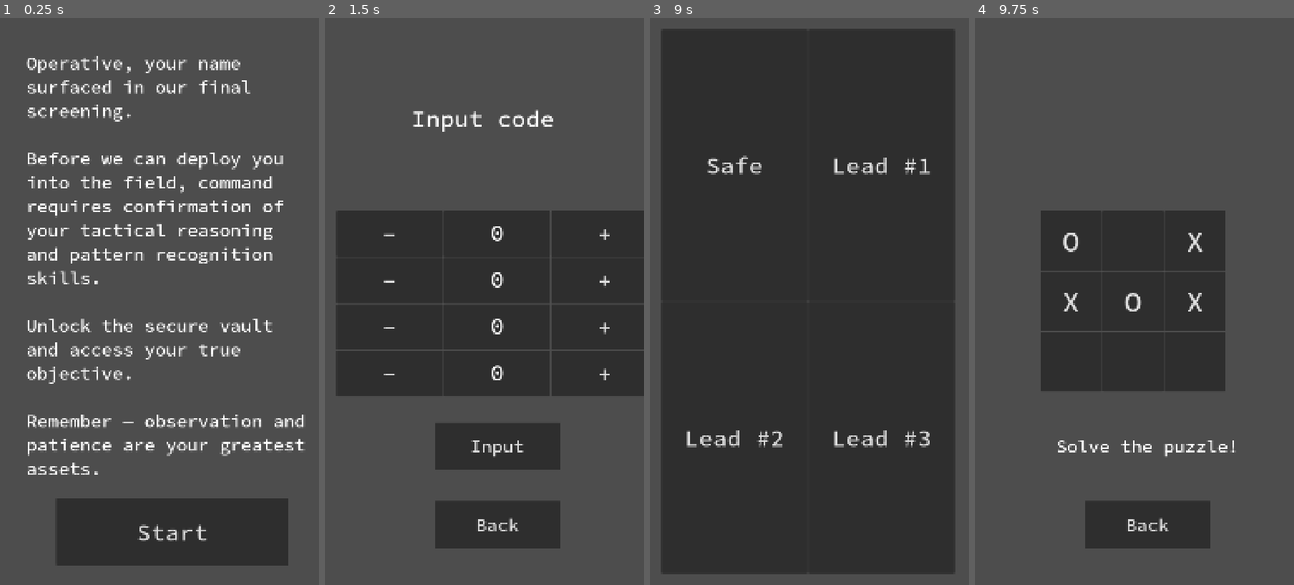
Above: before the commit, frames 1-4 (left to right).
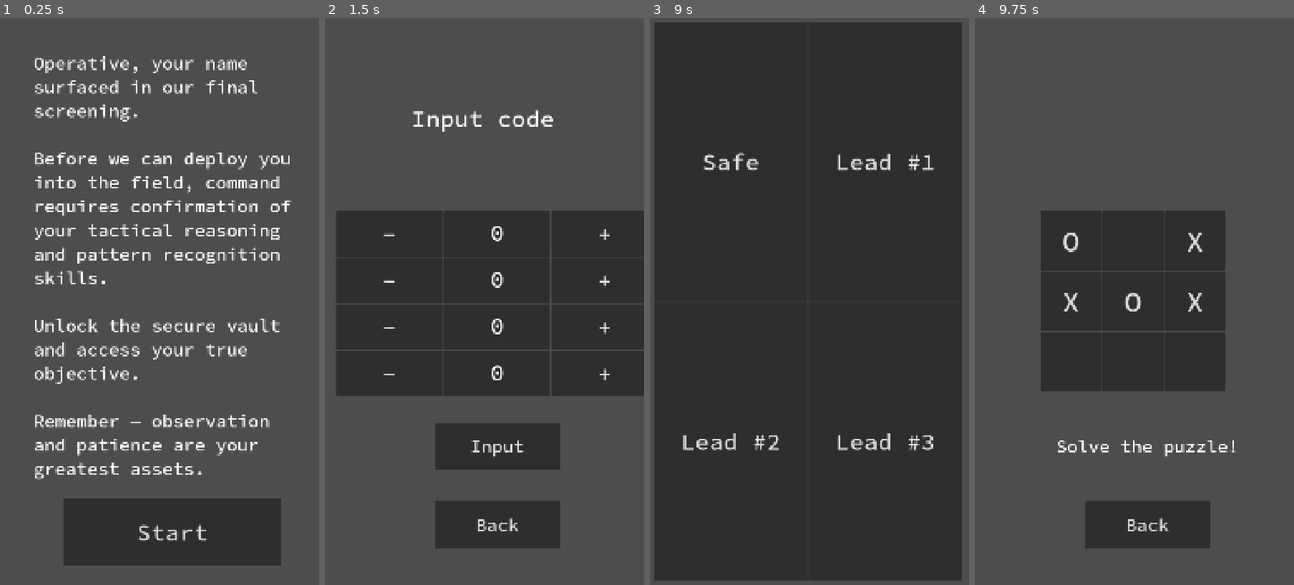
Above: after the commit, the same moments.

Repository: vmakoed/safe-lock
Game: Godot game, scene res://scenes/main.tscn
Same seed, same stepped clock (60 frames per second), same inputs: the game is played once before the commit and once after it.
Inputs:
- Up to frame 1 (0.25 s): no input
- Up to frame 2 (1.5 s): click "Start" at 0.5 s; click "Safe" at 1.25 s
- Up to frame 3 (9 s): click "-" at 2 s; click "+" at 2.75 s; click "Input" at 3.5 s; click "-" at 4.25 s; click "+" at 5 s; click "Input" at 5.75 s; click "-" at 6.5 s; click "+" at 7.25 s; click "Input" at 8 s; click "Back" at 8.75 s
- Up to frame 4 (9.75 s): click "Lead #1" at 9.5 s

The runs differ from the first frame. In frame 1, 12% of the frame differs, in the area x 8-96%, y 6-97%; in frame 2, nothing differs; in frame 3, 7.9%; in frame 4, nothing differs.

Commit message:
Extract Level Selector scene

Diff:
--- /dev/null
+++ b/scenes/level_selector.tscn
@@ -0,0 +1,57 @@
+[gd_scene load_steps=3 format=3 uid="uid://bb35b7hao3h5i"]
+
+[ext_resource type="PackedScene" uid="uid://xj00fxtha27s" path="res://scenes/screen_frame.tscn" id="1_aeu7d"]
+[ext_resource type="Script" uid="uid://btk6lvskrhwsd" path="res://scripts/level_selector.gd" id="1_gkmvm"]
+
+[node name="LevelSelector" type="Control"]
+layout_mode = 3
+anchors_preset = 15
+anchor_right = 1.0
+anchor_bottom = 1.0
+grow_horizontal = 2
+grow_vertical = 2
+script = ExtResource("1_gkmvm")
+
+[node name="ScreenFrame" parent="." instance=ExtResource("1_aeu7d")]
+layout_mode = 0
+
+[node name="LevelSelector" type="GridContainer" parent="ScreenFrame"]
+unique_name_in_owner = true
+layout_mode = 2
+columns = 2
+
+[node name="SafeLevelButton" type="Button" parent="ScreenFrame/LevelSelector"]
+layout_mode = 2
+size_flags_horizontal = 3
+size_flags_vertical = 3
+theme_override_font_sizes/font_size = 80
+text = "Safe"
+
+[node name="TicTacToeLevelButton" type="Button" parent="ScreenFrame/LevelSelector"]
+layout_mode = 2
+size_flags_horizontal = 3
+size_flags_vertical = 3
+theme_override_font_sizes/font_size = 80
+text = "Lead #1
+"
+
+[node name="MazeLevelButton" type="Button" parent="ScreenFrame/LevelSelector"]
+layout_mode = 2
+size_flags_horizontal = 3
+size_flags_vertical = 3
+theme_override_font_sizes/font_size = 80
+text = "Lead #2
+"
+
+[node name="TetrominoesButton" type="Button" parent="ScreenFrame/LevelSelector"]
+layout_mode = 2
+size_flags_horizontal = 3
+size_flags_vertical = 3
+theme_override_font_sizes/font_size = 80
+text = "Lead #3
+"
+
+[connection signal="pressed" from="ScreenFrame/LevelSelector/SafeLevelButton" to="." method="_on_safe_level_button_pressed"]
+[connection signal="pressed" from="ScreenFrame/LevelSelector/TicTacToeLevelButton" to="." method="_on_tic_tac_toe_level_button_pressed"]
+[connection signal="pressed" from="ScreenFrame/LevelSelector/MazeLevelButton" to="." method="_on_maze_level_button_pressed"]
+[connection signal="pressed" from="ScreenFrame/LevelSelector/TetrominoesButton" to="." method="_on_tetrominoes_button_pressed"]
--- a/scenes/main.tscn
+++ b/scenes/main.tscn
@@ -13,6 +13,7 @@
 [ext_resource type="Script" uid="uid://bu5kl0d5g68mi" path="res://scripts/tetrominoes_board.gd" id="8_85g3d"]
 [ext_resource type="Script" uid="uid://381ypflv7hvt" path="res://scripts/piece.gd" id="10_trceg"]
 [ext_resource type="Texture2D" uid="uid://odpxl4wgm5x8" path="res://assets/wall.png" id="11_ya4ey"]
+[ext_resource type="PackedScene" uid="uid://bb35b7hao3h5i" path="res://scenes/level_selector.tscn" id="13_a8y0u"]
 
 [sub_resource type="TileSetAtlasSource" id="TileSetAtlasSource_tefeu"]
 texture = ExtResource("6_o6xl0")
@@ -54,43 +55,6 @@
 theme_override_constants/margin_top = 48
 theme_override_constants/margin_right = 48
 theme_override_constants/margin_bottom = 48
-
-[node name="LevelSelector" type="GridContainer" parent="UI/ScreenFrame"]
-unique_name_in_owner = true
-visible = false
-layout_mode = 2
-columns = 2
-
-[node name="SafeLevelButton" type="Button" parent="UI/ScreenFrame/LevelSelector"]
-layout_mode = 2
-size_flags_horizontal = 3
-size_flags_vertical = 3
-theme_override_font_sizes/font_size = 80
-text = "Safe"
-
-[node name="TicTacToeLevelButton" type="Button" parent="UI/ScreenFrame/LevelSelector"]
-layout_mode = 2
-size_flags_horizontal = 3
-size_flags_vertical = 3
-theme_override_font_sizes/font_size = 80
-text = "Lead #1
-"
-
-[node name="MazeLevelButton" type="Button" parent="UI/ScreenFrame/LevelSelector"]
-layout_mode = 2
-size_flags_horizontal = 3
-size_flags_vertical = 3
-theme_override_font_sizes/font_size = 80
-text = "Lead #2
-"
-
-[node name="Button4" type="Button" parent="UI/ScreenFrame/LevelSelector"]
-layout_mode = 2
-size_flags_horizontal = 3
-size_flags_vertical = 3
-theme_override_font_sizes/font_size = 80
-text = "Lead #3
-"
 
 [node name="Safe" type="Control" parent="UI/ScreenFrame"]
 unique_name_in_owner = true
@@ -841,6 +805,11 @@
 theme_override_font_sizes/font_size = 60
 text = "Back"
 
+[node name="LevelSelector" parent="UI" instance=ExtResource("13_a8y0u")]
+unique_name_in_owner = true
+visible = false
+layout_mode = 1
+
 [node name="IntroScreen" parent="UI" instance=ExtResource("4_trceg")]
 unique_name_in_owner = true
 layout_mode = 0
@@ -870,10 +839,6 @@
 Further details are classified and will be transmitted through encrypted channels."
 button_text = "Next"
 
-[connection signal="pressed" from="UI/ScreenFrame/LevelSelector/SafeLevelButton" to="." method="_on_safe_level_button_pressed"]
-[connection signal="pressed" from="UI/ScreenFrame/LevelSelector/TicTacToeLevelButton" to="." method="_on_tic_tac_toe_level_button_pressed"]
-[connection signal="pressed" from="UI/ScreenFrame/LevelSelector/MazeLevelButton" to="." method="_on_maze_level_button_pressed"]
-[connection signal="pressed" from="UI/ScreenFrame/LevelSelector/Button4" to="." method="_on_tetrominoes_button_pressed"]
 [connection signal="pressed" from="UI/ScreenFrame/Safe/VBoxContainer/Bottom/MarginContainer/VBoxContainer/MarginContainer/SafeInputButton" to="UI/ScreenFrame/Safe" method="_on_safe_input_button_pressed"]
 [connection signal="pressed" from="UI/ScreenFrame/Safe/VBoxContainer/Bottom/MarginContainer/VBoxContainer/MarginContainer2/SafeBackButton" to="." method="_on_level_back_button_pressed"]
 [connection signal="pressed" from="UI/ScreenFrame/TicTacToe/VBoxContainer/Bottom/MarginContainer/VBoxContainer/MarginContainer/TicTacToeBackButton" to="." method="_on_level_back_button_pressed"]
@@ -884,5 +849,9 @@
 [connection signal="pressed" from="UI/ScreenFrame/Maze/VBoxContainer/Bottom/VBoxContainer/MarginContainer/Controls/DownButton" to="UI/ScreenFrame/Maze" method="_on_down_button_pressed"]
 [connection signal="pressed" from="UI/ScreenFrame/Maze/VBoxContainer/Bottom/VBoxContainer/MarginContainer2/MazeBackButton" to="." method="_on_level_back_button_pressed"]
 [connection signal="pressed" from="UI/ScreenFrame/Tetrominoes/VBoxContainer/Bottom/MarginContainer2/BackButton" to="." method="_on_level_back_button_pressed"]
+[connection signal="maze_level_button_pressed" from="UI/LevelSelector" to="." method="_on_maze_level_button_pressed"]
+[connection signal="safe_level_button_pressed" from="UI/LevelSelector" to="." method="_on_safe_level_button_pressed"]
+[connection signal="tetrominoes_level_button_pressed" from="UI/LevelSelector" to="." method="_on_tetrominoes_level_button_pressed"]
+[connection signal="tic_tac_toe_level_button_pressed" from="UI/LevelSelector" to="." method="_on_tic_tac_toe_level_button_pressed"]
 [connection signal="button_pressed" from="UI/IntroScreen" to="." method="_on_start_button_pressed"]
 [connection signal="button_pressed" from="UI/WinScreen" to="." method="_on_win_button_pressed"]
--- a/scenes/screen_frame.tscn
+++ b/scenes/screen_frame.tscn
@@ -3,5 +3,7 @@
 [node name="ScreenFrame" type="MarginContainer"]
 offset_right = 1080.0
 offset_bottom = 1920.0
+theme_override_constants/margin_left = 24
 theme_override_constants/margin_top = 24
+theme_override_constants/margin_right = 24
 theme_override_constants/margin_bottom = 24
--- /dev/null
+++ b/scripts/level_selector.gd
@@ -0,0 +1,18 @@
+extends Control
+
+signal safe_level_button_pressed
+signal tic_tac_toe_level_button_pressed
+signal maze_level_button_pressed
+signal tetrominoes_level_button_pressed
+
+func _on_safe_level_button_pressed() -> void:
+	safe_level_button_pressed.emit()
+
+func _on_tic_tac_toe_level_button_pressed() -> void:
+	tic_tac_toe_level_button_pressed.emit()
+
+func _on_maze_level_button_pressed() -> void:
+	maze_level_button_pressed.emit()
+
+func _on_tetrominoes_button_pressed() -> void:
+	tetrominoes_level_button_pressed.emit()
--- a/scripts/main.gd
+++ b/scripts/main.gd
@@ -29,13 +29,13 @@
 func _on_maze_level_button_pressed() -> void:
 	_switch_level(maze)
 
+func _on_tetrominoes_level_button_pressed() -> void:
+	_switch_level(tetrominoes)
+
 func _switch_level(level) -> void:
 	current_level = level
 	level_selector.visible = false
 	level.visible = true
-
-func _on_tetrominoes_button_pressed() -> void:
-	_switch_level(tetrominoes)
 
 func _on_start_button_pressed() -> void:
 	intro_screen.visible = false
Not shown: 1 places in scenes/main.tscn that only renumber resources
Not shown, added: scripts/level_selector.gd.uid
